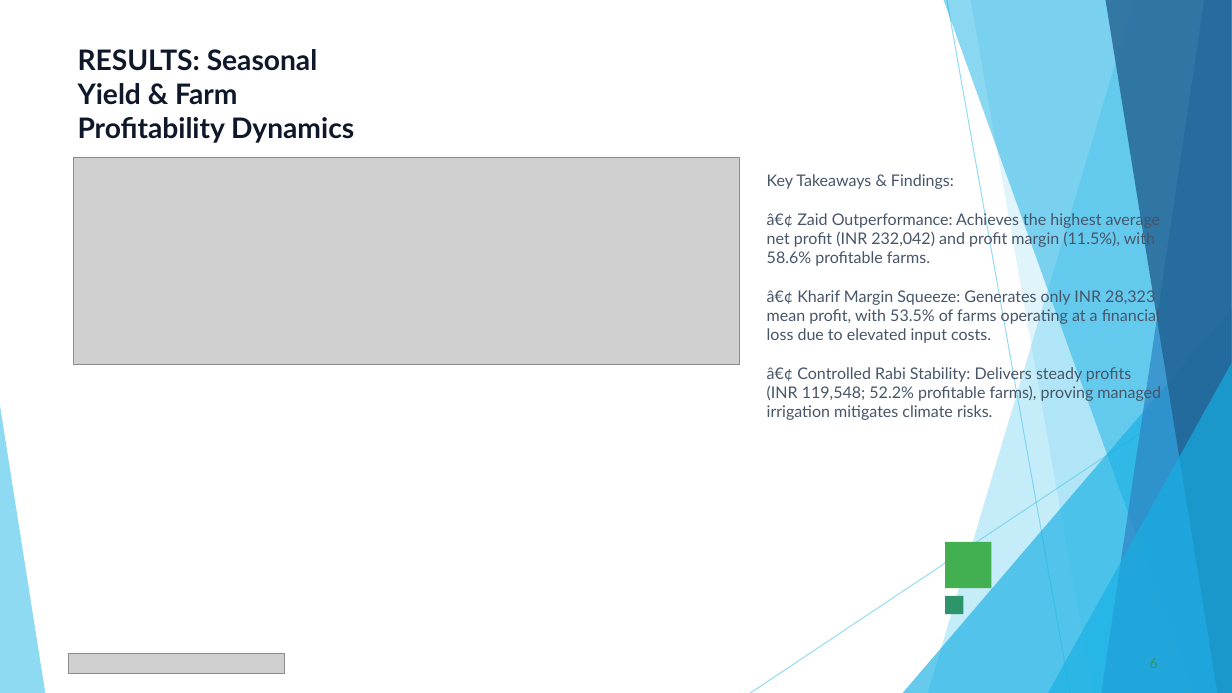
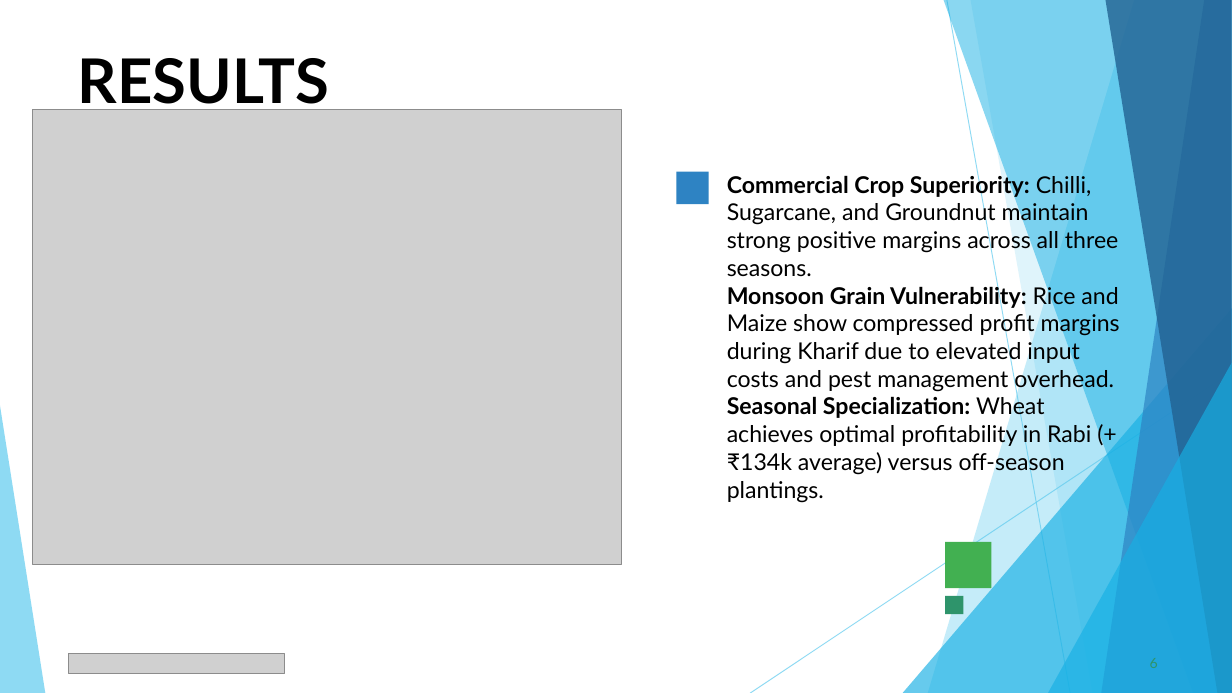
Before and after one commit to raghavparoli07-art/seasonal-agriculture-performance-analysis, a slide deck: slide 6 of presentation/Seasonal_Agriculture_Performance_Analysis.pptx. Drawn at 1232x693 pixels with LibreOffice and Linux fonts; fonts in the diff are those of the drawing; grey boxes stand for pictures. Boxes give left, top, right and bottom in pixels: in the first picture for what was removed or moved away, otherwise in the second. Text is boxed around its words. In the diff, an @@ line names an element or a change of style, - is before the commit and + after.

```diff
--- a/presentation/Seasonal_Agriculture_Performance_Analysis.pptx
+++ b/presentation/Seasonal_Agriculture_Performance_Analysis.pptx
@@ title at [78, 58, 330, 115]: text changed; size 22 to 48 pt; text colour #0F172A to #000000 @@
-RESULTS: Seasonal Yield & Farm Profitability Dynamics
+RESULTS
@@ picture added at [32, 110, 622, 565] @@
@@ picture removed at [74, 157, 739, 365] @@
@@ rectangle added at [677, 172, 709, 204], fill #2E83C3 @@
@@ text added at [727, 172, 1120, 503], 18 pt, text #000000 @@
+Commercial Crop Superiority: Chilli, Sugarcane, and Groundnut maintain strong positive margins across all three seasons.
+Monsoon Grain Vulnerability: Rice and Maize show compressed profit margins during Kharif due to elevated input costs and pest management overhead.
+Seasonal Specialization: Wheat achieves optimal profitability in Rabi (+₹134k average) versus off-season plantings.
@@ text removed at [767, 174, 1161, 420] @@
-Key Takeaways & Findings:
-â€¢ Zaid Outperformance: Achieves the highest average net profit (INR 232,042) and profit margin (11.5%), with 58.6% profitable farms.
-â€¢ Kharif Margin Squeeze: Generates only INR 28,323 mean profit, with 53.5% of farms operating at a financial loss due to elevated input costs.
-â€¢ Controlled Rabi Stability: Delivers steady profits (INR 119,548; 52.2% profitable farms), proving managed irrigation mitigates climate risks.
```
Also in this commit, not shown: 10 other slides changed, 3 slides added, 3 slides removed.
